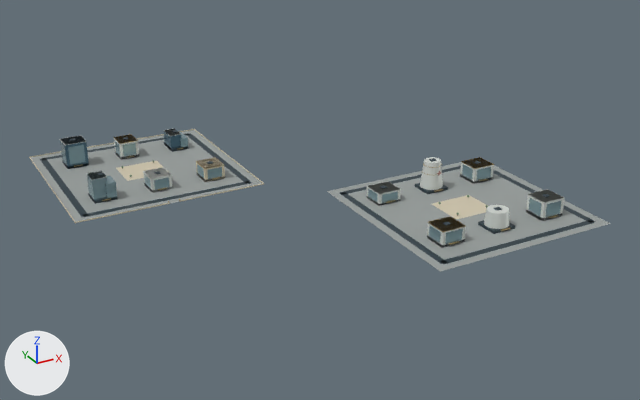
What one commit did to the glTF model web/public/assets/3d/ampliworld/GC-CITY-2030/GC-TILE-19-17.glb.
The view is the same before and after, from a 50 mm lens placed at (8340.0, -3292.0, 612.0), pointed at (9030.0, -2038.0, -15.0). The axes (+X, +Y, +Z) are drawn at lower left. The lights are the same throughout. The picture after the commit comes second. Where no turn or scale is listed for an object, it has been applied to the vertices. Vertices at exactly the same position are counted once.

Names of what the first picture shows: 'GC-TILE-19-17-blue', 'GC-TILE-19-17-dark', 'GC-TILE-19-17-glass', 'GC-TILE-19-17-gold', 'GC-TILE-19-17-ivory', 'GC-TILE-19-17-paving', 'GC-TILE-19-17-white'.
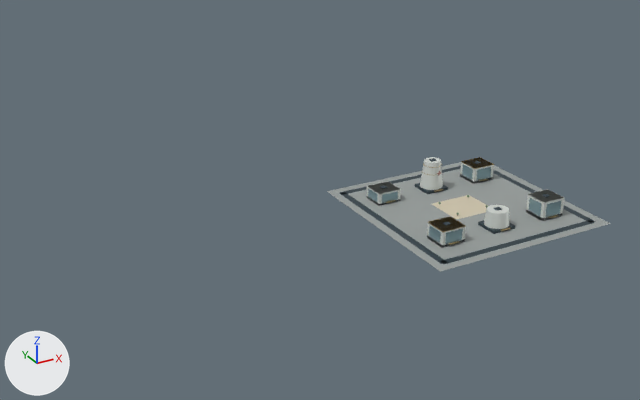
Pixel boxes (x1, y1, x2, y2) of what changed, in the pictures (640 x 400 px):
'GC-TILE-19-17-paving', reshaped (51% narrower, 22% shorter)
    before: (30, 130, 611, 272)
    after: (327, 162, 611, 272)
'GC-TILE-19-17-dark', reshaped (54% narrower, 21% shorter)
    before: (40, 130, 596, 264)
    after: (339, 158, 596, 264)
'GC-TILE-19-17-white', reshaped (61% narrower, 24% shorter)
    before: (60, 129, 564, 247)
    after: (367, 157, 564, 247)
'GC-TILE-19-17-glass', reshaped (61% narrower, 28% shorter)
    before: (61, 132, 562, 244)
    after: (368, 164, 562, 244)
'GC-TILE-19-17-ivory', reshaped
    before: (29, 129, 488, 223)
    after: (432, 195, 488, 219)
'GC-TILE-19-17-gold', reshaped (64% narrower, 21% shorter)
    before: (74, 134, 558, 245)
    after: (386, 157, 558, 245)
'GC-TILE-19-17-blue', deleted
    before: (60, 129, 181, 169)
part 1 of me_mesh_0, deleted
    before: (30, 130, 262, 222)
part 2 of me_mesh_1, deleted
    before: (40, 130, 252, 217)
part 3 of me_mesh_2, deleted
    before: (29, 129, 264, 223)
part 4 of me_mesh_7, deleted
    before: (60, 129, 181, 192)
part 5 of me_mesh_8, deleted
    before: (61, 132, 222, 202)
part 6 of me_mesh_5, deleted
    before: (74, 134, 223, 203)

The edits, one by one:
me_mesh_0 is used by ob_gc_tile_19_17_paving; location (0.0, 0.0, 0.0).
me_mesh_0 had 16 vertices, 24 faces and spanned x 8621.0..9379.0, y -2379.0..-1621.0, z 0.0.
me_mesh_0 now has 8 vertices, 12 faces and spans x 9041.0..9379.0, y -2379.0..-2041.0, z 0.0.
me_mesh_0 part 1: the loose piece of 8 vertices spanning x 8621.0..8959.0, y -1959.0..-1621.0, z 0.0 is deleted.
me_mesh_1 is used by ob_gc_tile_19_17_dark; location (0.0, 0.0, 0.0).
me_mesh_1 had 256 vertices, 384 faces and spanned x 8636.0..9364.0, y -2364.0..-1636.0, z 0.0..54.0.
me_mesh_1 now has 128 vertices, 192 faces and spans x 9056.0..9364.0, y -2364.0..-2056.0, z 0.0..54.0.
me_mesh_1 part 2: 16 loose pieces with 128 vertices, spanning x 8636.0..8944.0, y -1944.0..-1636.0, z 0.0..49.0, are deleted.
me_mesh_2 is used by ob_gc_tile_19_17_ivory; location (0.0, 0.0, 0.0).
me_mesh_2 had 64 vertices, 96 faces and spanned x 8620.0..9250.0, y -2246.0..-1620.0, z 0.0..26.0.
me_mesh_2 now has 8 vertices, 12 faces and spans x 9170.0..9250.0, y -2246.0..-2174.0, z 0.0.
me_mesh_2 part 3: 7 loose pieces with 56 vertices, spanning x 8620.0..8960.0, y -1960.0..-1620.0, z 0.0..26.0, are deleted.
me_mesh_5 is used by ob_gc_tile_19_17_gold; location (0.0, 0.0, 0.0).
me_mesh_5 had 276 vertices, 456 faces and spanned x 8682.0..9332.0, y -2322.0..-1677.0, z 0.0..46.0.
me_mesh_5 now has 196 vertices, 336 faces and spans x 9088.0..9332.0, y -2322.0..-2098.0, z 4.0..46.0.
me_mesh_5 part 6: 10 loose pieces with 80 vertices, spanning x 8682.0..8909.0, y -1960.0..-1677.0, z 0.0..33.0, are deleted.
me_mesh_7 is used by ob_gc_tile_19_17_white; location (0.0, 0.0, 0.0).
me_mesh_7 had 140 vertices, 224 faces and spanned x 8670.0..9332.0, y -2318.0..-1678.0, z 0.0..53.0.
me_mesh_7 now has 92 vertices, 152 faces and spans x 9088.0..9332.0, y -2318.0..-2098.0, z 0.0..53.0.
me_mesh_7 part 4: 6 loose pieces with 48 vertices, spanning x 8670.0..8896.0, y -1900.0..-1678.0, z 0.0..48.0, are deleted.
me_mesh_8 is used by ob_gc_tile_19_17_glass; location (0.0, 0.0, 0.0).
me_mesh_8 had 280 vertices, 420 faces and spanned x 8670.0..9332.0, y -2318.0..-1678.0, z 0.0..43.0.
me_mesh_8 now has 128 vertices, 192 faces and spans x 9088.0..9332.0, y -2318.0..-2098.0, z 4.0..29.0.
me_mesh_8 part 5: 19 loose pieces with 152 vertices, spanning x 8670.0..8909.0, y -1899.0..-1678.0, z 0.0..43.0, are deleted.
Object 'GC-TILE-19-17-blue' (ob_gc_tile_19_17_blue) is deleted.
